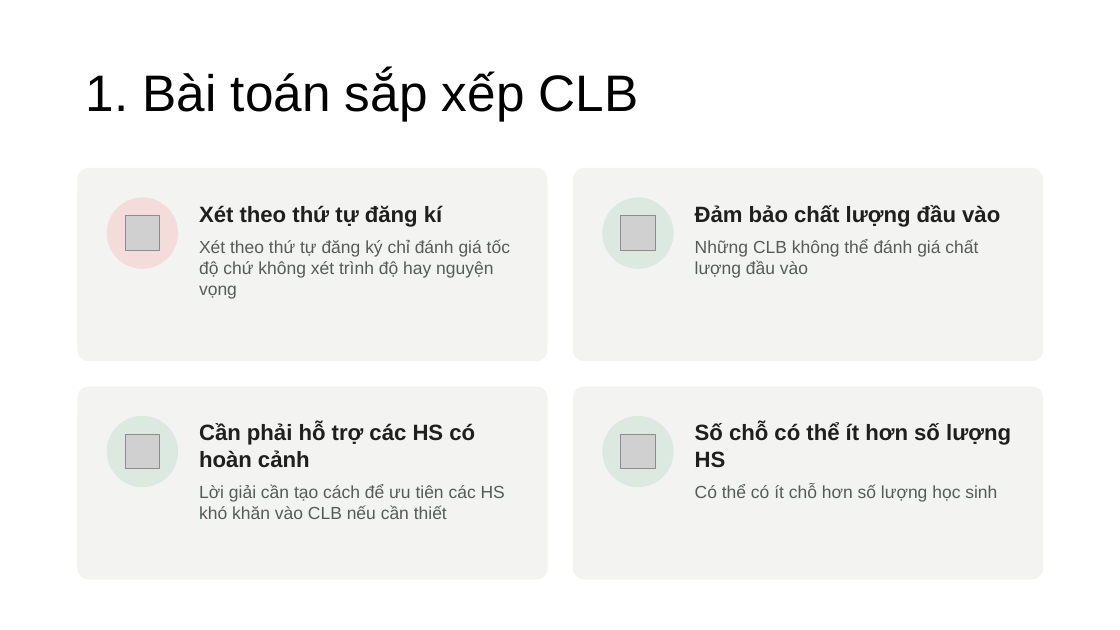
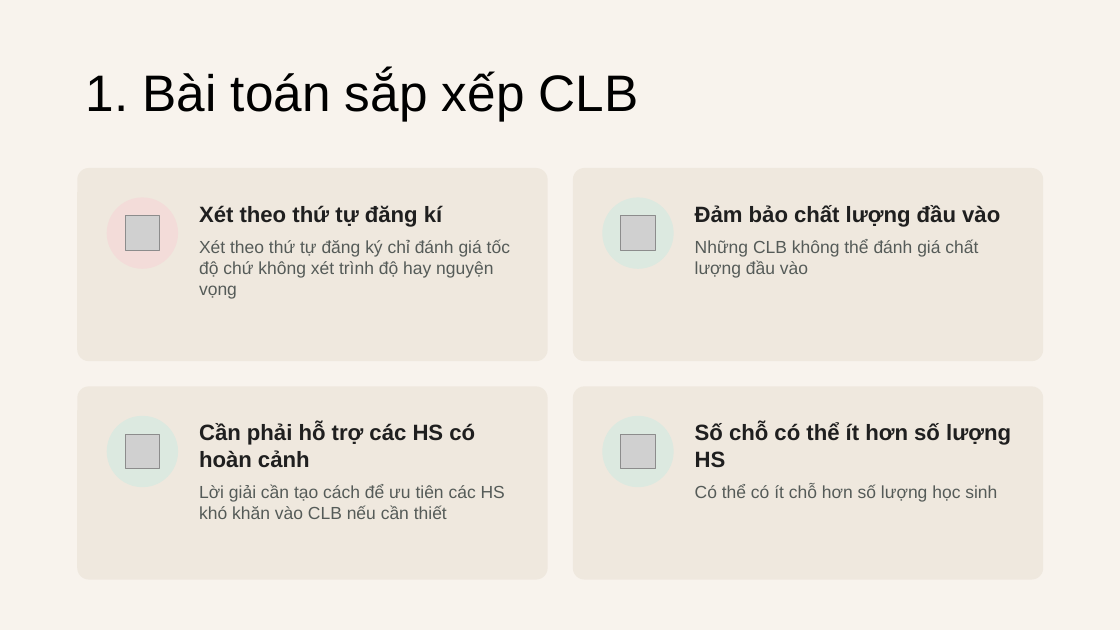
Before and after one commit to nguyenphanvantruong6969-arch/rbda-kiosk, a slide deck: slide 4 of THUYET_TRINH_KHKT_DA_SUA_FONT.pptx. Drawn at 1120x630 pixels with LibreOffice and Linux fonts; fonts in the diff are those of the drawing; grey boxes stand for pictures. Boxes give left, top, right and bottom in pixels: in the first picture for what was removed or moved away, otherwise in the second. Text is boxed around its words. In the diff, an @@ line names an element or a change of style, - is before the commit and + after.

```diff
--- a/THUYET_TRINH_KHKT_DA_SUA_FONT.pptx
+++ b/THUYET_TRINH_KHKT_DA_SUA_FONT.pptx
@@ background #FFFFFF to #F8F3ED @@
@@ fill #F3F4F1 to #EFE8DE in 4 elements at box(77, 168, 548, 361), box(573, 168, 1044, 361), box(77, 386, 548, 580), box(573, 386, 1044, 580) @@
```
Also in this commit, not shown: 13 other slides changed.
